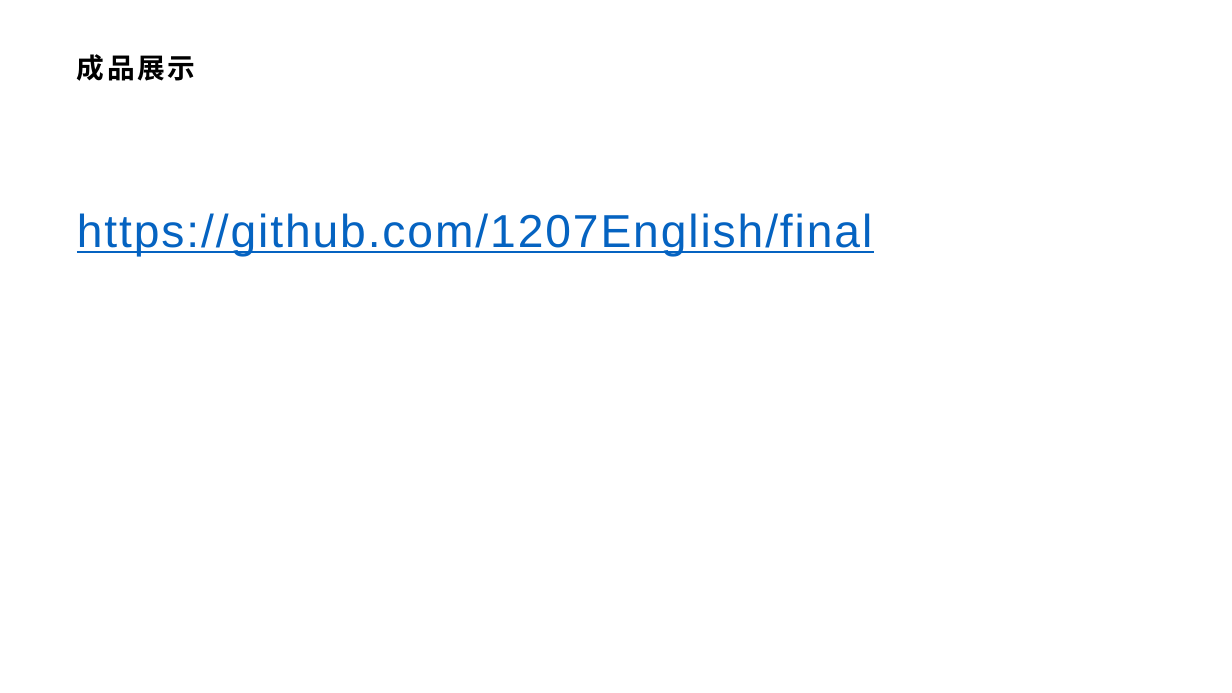
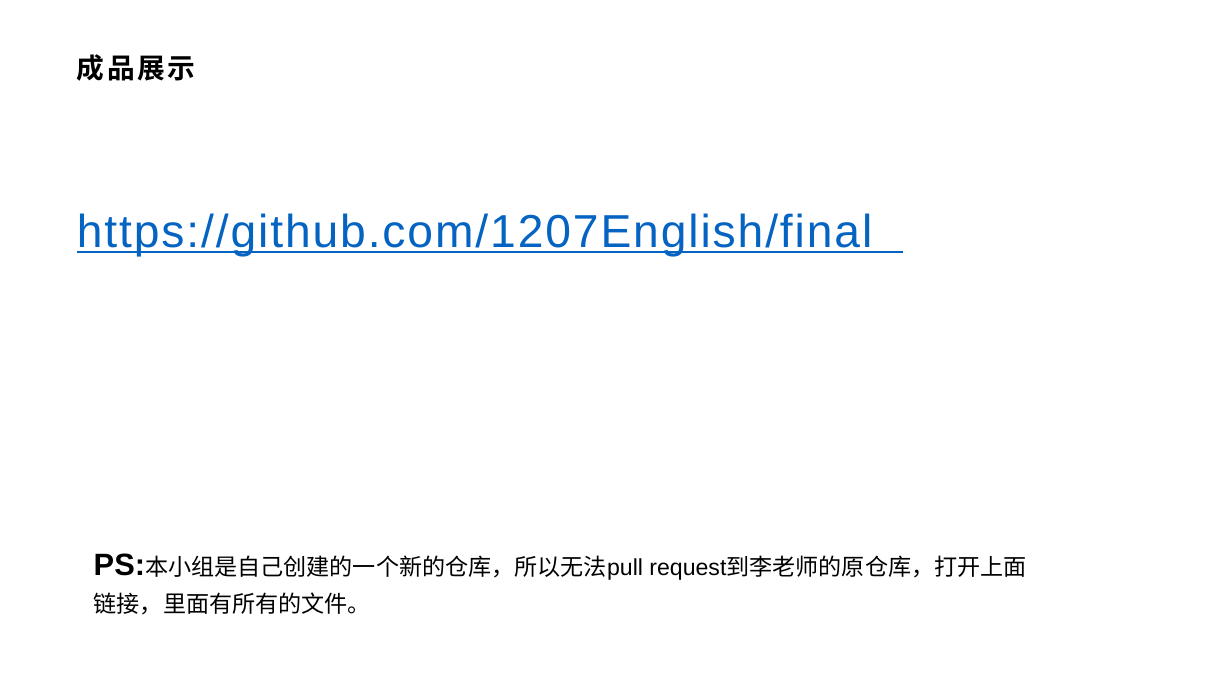
Before and after one commit to 1207English/final, a slide deck: slide 6 of 项目演示.pptx. Drawn at 1232x693 pixels with LibreOffice and Linux fonts; fonts in the diff are those of the drawing; background and template pictures are left out. Boxes give left, top, right and bottom in pixels: in the first picture for what was removed or moved away, otherwise in the second. Text is boxed around its words. In the diff, an @@ line names an element or a change of style, - is before the commit and + after.

```diff
--- a/项目演示.pptx
+++ b/项目演示.pptx
@@ text added at (94, 553, 1026, 615), 18 pt, text #000000 @@
+PS:本小组是自己创建的一个新的仓库，所以无法pull request到李老师的原仓库，打开上面链接，里面有所有的文件。
```
